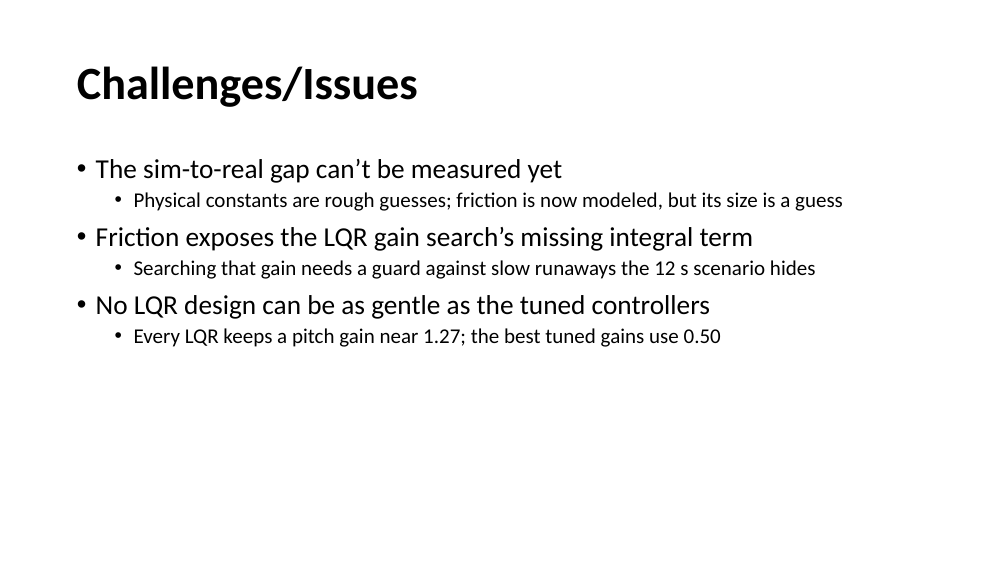
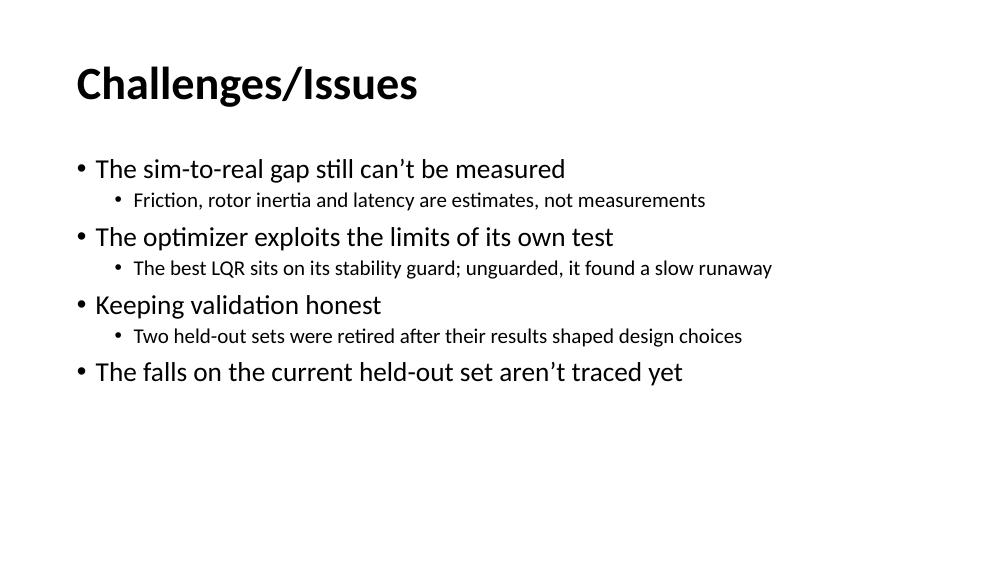
Before and after one commit to evandm4/engr-10301h-balancing-robot, a slide deck: slide 9 of docs/Evan Moore Progress Update.pptx (slide 8 before the commit). Drawn at 1008x567 pixels with LibreOffice and Linux fonts; fonts in the diff are those of the drawing. Boxes give left, top, right and bottom in pixels: in the first picture for what was removed or moved away, otherwise in the second. Text is boxed around its words. In the diff, an @@ line names an element or a change of style, - is before the commit and + after.

```diff
--- a/docs/Evan Moore Progress Update.pptx
+++ b/docs/Evan Moore Progress Update.pptx
@@ text at box(96, 159, 772, 386): text changed @@
-• The sim-to-real gap can’t be measured yet
-  • Physical constants are rough guesses; friction is now modeled, but its size is a guess
-• Friction exposes the LQR gain search’s missing integral term
-  • Searching that gain needs a guard against slow runaways the 12 s scenario hides
-• No LQR design can be as gentle as the tuned controllers
-  • Every LQR keeps a pitch gain near 1.27; the best tuned gains use 0.50
+• The sim-to-real gap still can’t be measured
+  • Friction, rotor inertia and latency are estimates, not measurements
+• The optimizer exploits the limits of its own test
+  • The best LQR sits on its stability guard; unguarded, it found a slow runaway
+• Keeping validation honest
+  • Two held-out sets were retired after their results shaped design choices
+• The falls on the current held-out set aren’t traced yet
```
Also in this commit, not shown: 5 other slides changed, 1 slide added.
